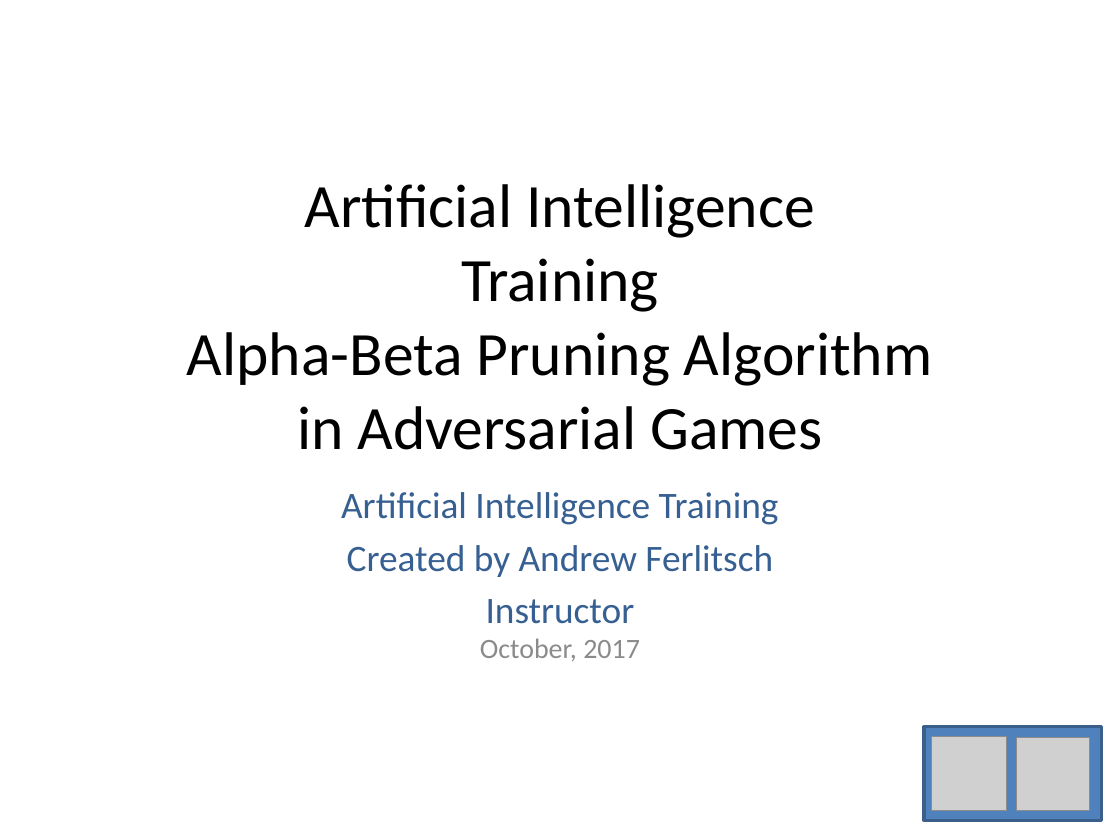
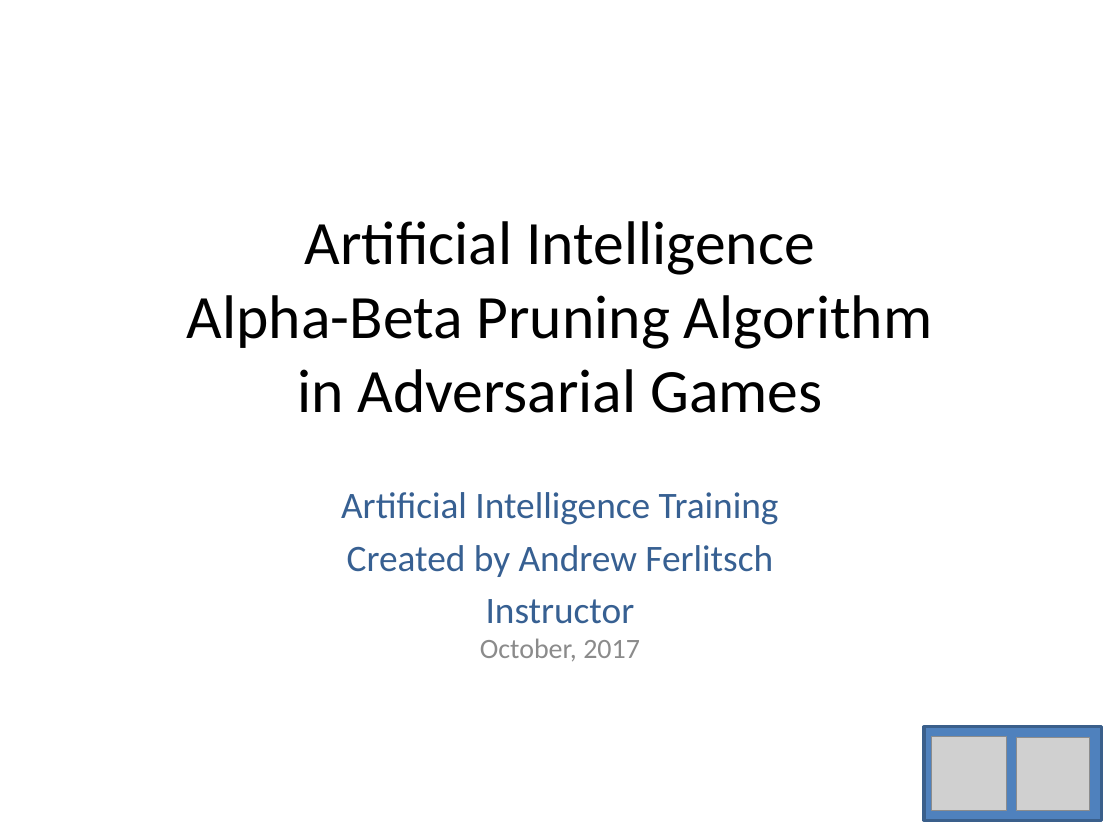
Before and after one commit to andrewferlitsch/Portland-Data-Science-Group, a slide deck: slide 1 of Presentations/AI - AlphaBeta.pptx. Drawn at 1120x840 pixels with LibreOffice and Linux fonts; fonts in the diff are those of the drawing; grey boxes stand for pictures. Boxes give left, top, right and bottom in pixels: in the first picture for what was removed or moved away, otherwise in the second. Text is boxed around its words. In the diff, an @@ line names an element or a change of style, - is before the commit and + after.

```diff
--- a/Presentations/AI - AlphaBeta.pptx
+++ b/Presentations/AI - AlphaBeta.pptx
@@ title at <box>187,221,932,413</box>: text changed @@
-Artificial Intelligence
-Training
-Alpha-Beta Pruning Algorithm
-in Adversarial Games
+Artificial Intelligence
+Alpha-Beta Pruning Algorithm
+in Adversarial Games
```
Also in this commit, not shown: 9 other files.
